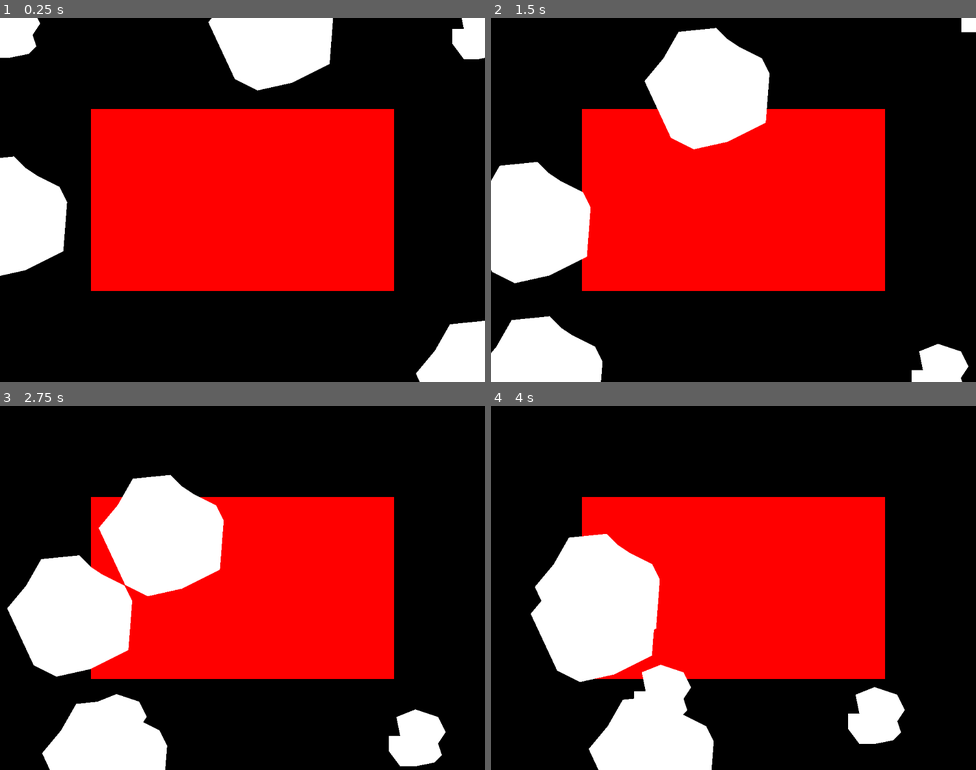
Above: before the commit, frames 1-4 (two rows, left to right).
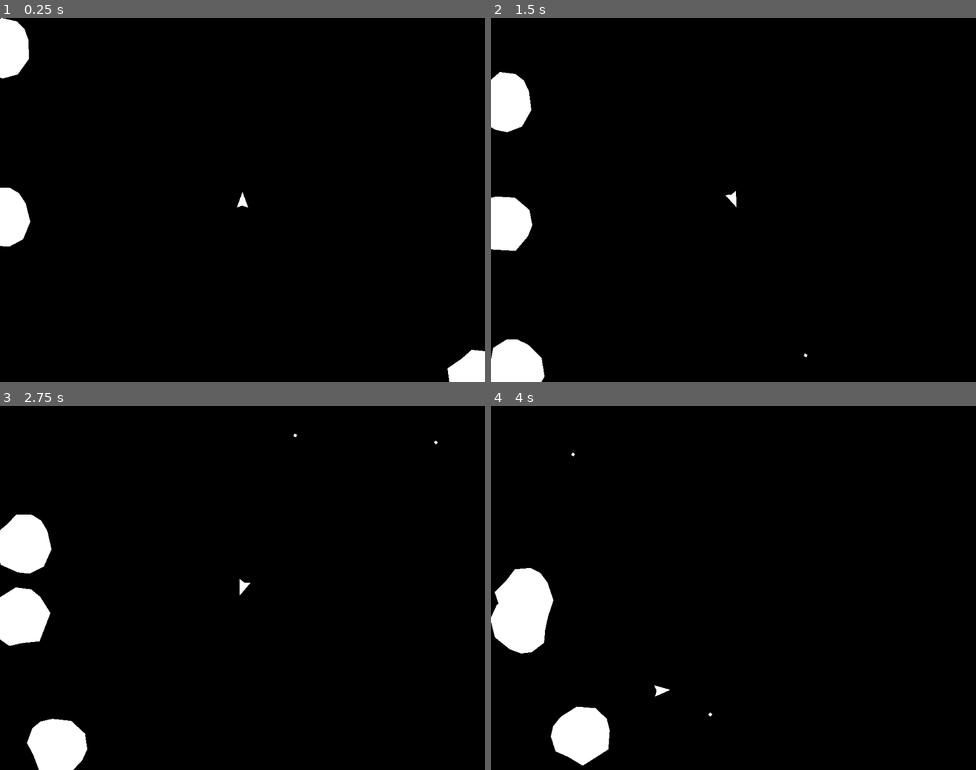
Above: after the commit, the same moments.

Repository: dmnuggins/asteroids
Game: Godot game, scene res://_scenes/Game/Game.tscn
The game is run twice, just before and just after one commit, with the same random seed, the same clock (stepped at 60 frames per second) and the same inputs.
Inputs:
- Up to frame 1 (0.25 s): no input
- Up to frame 2 (1.5 s): hold D (right) 0.53-1.28 s; tap Space (shoot) at 0.6 s; hold A (left) from 1.28 s (still down); tap F (hyperspace) at 1.35 s
- Up to frame 3 (2.75 s): tap Space (shoot) at 1.55, 2.1 s; release A (left) at 2.03 s; hold D (right) from 2.03 s (still down)
- Up to frame 4 (4 s): release D (right) at 2.78 s; hold W (thrust) 2.78-3.53 s; tap Space (shoot) at 2.85, 3.8 s; hold A (left) from 3.53 s (still down); tap F (hyperspace) at 3.6 s

The runs differ from the first frame. In frame 1, 40% of the frame differs, in the area x 0-100%, y 0-100%; in frame 2, 44%; in frame 3, 42%; in frame 4, 43%.

Commit message:
Randomized asteroid speed + rotation on spawn & spoit. Updated wave + difficulty progression Added player safe zone check before respawning player Bonus ship now randomly changes direction on a timer interval

Diff:
--- a/_scenes/Asteroid/Asteroid.gd
+++ b/_scenes/Asteroid/Asteroid.gd
@@ -5,20 +5,37 @@
 
 @onready var screen_size = get_viewport_rect().size
 
-var velocity = Vector2.ZERO
+var velocity := Vector2.ZERO
+var rotation_speed := 1
+var rotation_dir := 0.0
 
 signal asteroid_split
 # Called when the node enters the scene tree for the first time.
 func _ready():
-	randomize()
-	var x = randf_range(-100,100)
-	var y = randf_range(-100, 100)
-	velocity = Vector2(x,y)
+	if size == 3:
+		init_velocity()
+	set_random_rot_dir()
 
 func _process(delta) -> void:
 	position += velocity * delta
+	set_rotation(rotation + rotation_dir *  rotation_speed * delta)
 	screen_wrap()
 
+# called when asteroid is split
+func split_velocity(new_velocity: Vector2):
+	velocity = new_velocity
+
+# initialize velocity for only largest asteroid size
+func init_velocity():
+	randomize()
+	var x = randf_range(-100,100)
+	var y = randf_range(-100,100)
+	velocity = Vector2(x,y)
+
+# should be called when initialized
+func set_random_rot_dir():
+	randomize()
+	rotation_dir = randf_range(-2,2)
 
 func get_asteroid_size() -> int:
 	return size
--- a/_scenes/Asteroid/LargeAsteroid.tscn
+++ b/_scenes/Asteroid/LargeAsteroid.tscn
@@ -3,7 +3,7 @@
 [ext_resource type="Script" path="res://_scenes/Asteroid/Asteroid.gd" id="1_6p3lj"]
 
 [sub_resource type="CircleShape2D" id="CircleShape2D_owben"]
-radius = 128.0
+radius = 64.0
 
 [node name="LargeAsteroid" type="Area2D" groups=["asteroid"]]
 script = ExtResource("1_6p3lj")
@@ -14,6 +14,6 @@
 shape = SubResource("CircleShape2D_owben")
 
 [node name="Polygon2D" type="Polygon2D" parent="."]
-polygon = PackedVector2Array(-136, -16, -80, 104, -32, 128, 40, 112, 120, 72, 128, -32, 112, -64, 64, -88, 40, -104, 16, -128, -64, -120, -96, -64)
+polygon = PackedVector2Array(-56, 32, -24, 56, 0, 64, 32, 56, 56, 24, 56, -16, 48, -40, 32, -56, 0, -64, -24, -48, -56, -32, -56, -8)
 
 [connection signal="body_entered" from="." to="." method="_on_asteroid_body_entered"]
--- a/_scenes/Asteroid/MediumAsteroid.tscn
+++ b/_scenes/Asteroid/MediumAsteroid.tscn
@@ -3,7 +3,7 @@
 [ext_resource type="Script" path="res://_scenes/Asteroid/Asteroid.gd" id="1_2s6ed"]
 
 [sub_resource type="CircleShape2D" id="CircleShape2D_j2s6x"]
-radius = 64.0
+radius = 32.0
 
 [node name="MediumAsteroid" type="Area2D" groups=["asteroid"]]
 script = ExtResource("1_2s6ed")
@@ -15,6 +15,6 @@
 
 [node name="Polygon2D" type="Polygon2D" parent="."]
 position = Vector2(1, 0)
-polygon = PackedVector2Array(-57, -8, -57, 24, -33, 56, -1, 56, 39, 48, 55, 32, 47, 8, 63, -16, 47, -48, -1, -64, -41, -48, -33, -8)
+polygon = PackedVector2Array(-17, 24, 15, 32, 31, 0, 23, -24, -9, -32, -25, -16, -33, 0, -17, 8)
 
 [connection signal="body_entered" from="." to="." method="_on_asteroid_body_entered"]
--- a/_scenes/Bullet/Bullet.gd
+++ b/_scenes/Bullet/Bullet.gd
@@ -23,7 +23,6 @@
 func screen_wrap() -> void:
 	position = position.posmodv(screen_size)
 
-
 func set_invader_projectile() -> void:
 	invader_projectile = true
 	$ColorRect.color = Color(1, 0, 0, 1)
@@ -41,23 +40,19 @@
 	if !invader_projectile && area.is_in_group("asteroid"):
 		emit_signal("asteroid_hit")
 		area.break_asteroid()
-		print("BULLET HIT: asteroid")
 		destroy_bullet()
 
 	if invader_projectile && area.is_in_group("player"):
 		emit_signal("player_hit")
-		print("BULLET HIT: player")
 		destroy_bullet()
 
 	if !invader_projectile && area.is_in_group("bonus"):
 		emit_signal("bonus_hit")
 		area.destroy_saucer()
-		print("BULLET HIT: bonus")
 		destroy_bullet()
 
 func _on_bullet_body_entered(body):
 	if invader_projectile && body.is_in_group("player"):
 		emit_signal("player_hit")
-		print("BULLET HIT: player")
 		body.destroy_player()
 		destroy_bullet()
--- a/_scenes/FlyingSaucer/FlyingSaucer.gd
+++ b/_scenes/FlyingSaucer/FlyingSaucer.gd
@@ -1,47 +1,86 @@
 extends Area2D
 
-@export var speed := 300.0
+@export var speed := 500.0
 
 @onready var screen_size = get_viewport_rect().size
 
 var velocity := Vector2.ZERO
-var value
+var value := 200
+var eol := false
+var x_y := true
 
 signal saucer_hit
 signal saucer_shoot
+signal saucer_warp
+signal saucer_timeout
 
 # Called when the node enters the scene tree for the first time.
 func _ready():
+	init_velocity()
+
+func init_velocity():
 	randomize()
-	var x = randf_range(-100,100)
-	var y = randf_range(-100, 100)
+	var x = randf_range(-50,50)
+	var y = randf_range(-50,50)
+
+	if x > 0:
+		x += 100
+	elif x < 0:
+		x -= 100
+	if y > 0:
+		y += 100
+	else:
+		y -= 100
+
 	velocity = Vector2(x,y)
-	pass # Replace with function body.
 
+func change_dir():
+	if randf() < 0.5:
+		velocity.x = -velocity.x
+	else:
+		velocity.y = -velocity.y
 
 # Called every frame. 'delta' is the elapsed time since the previous frame.
 func _process(delta):
 	position += velocity * delta
 	screen_wrap()
 
-
 func screen_wrap() -> void:
 	position = position.posmodv(screen_size)
 
 func destroy_saucer() -> void:
-	emit_signal("saucer_hit")
+	emit_signal("saucer_hit", value)
 	print("SAUCER: hit")
-	GameManager.handle_bonus_destruction()
+	GameManager.handle_bonus_destruction(value)
+	queue_free()
+
+func warp_saucer() -> void:
 	queue_free()
 
 #=====CONNECTED FUNCTIONS=====#
 
 func _on_flying_saucer_body_entered(body):
 	if body.is_in_group("player"):
-		print("BONUS HIT: player")
+		print("BONUS COLLIDE: player")
 		destroy_saucer()
 		body.destroy_player() # Player
 
+# signal emitted when saucer timer is up
+func _on_life_timeout():
+	eol = true
+	print("BONUS: EOL")
+
 func _on_shoot_timer_timeout():
 	emit_signal("saucer_shoot")
+
+func _on_area_entered(area):
+	if(area.is_in_group("bounds")) && eol:
+		print("Bound enetered")
+		warp_saucer()
+		emit_signal("saucer_timeout")
 	pass # Replace with function body.
+
+# timeout changes the direction of the bonus ship
+func _on_dir_timer_timeout():
+	change_dir()
+	pass # Replace with function body.
--- a/_scenes/FlyingSaucer/FlyingSaucer.tscn
+++ b/_scenes/FlyingSaucer/FlyingSaucer.tscn
@@ -21,5 +21,17 @@
 wait_time = 1.5
 autostart = true
 
+[node name="LifeTimer" type="Timer" parent="."]
+wait_time = 15.0
+one_shot = true
+autostart = true
+
+[node name="DirTimer" type="Timer" parent="."]
+wait_time = 3.0
+autostart = true
+
+[connection signal="area_entered" from="." to="." method="_on_area_entered"]
 [connection signal="body_entered" from="." to="." method="_on_flying_saucer_body_entered"]
 [connection signal="timeout" from="ShootTimer" to="." method="_on_shoot_timer_timeout"]
+[connection signal="timeout" from="LifeTimer" to="." method="_on_life_timeout"]
+[connection signal="timeout" from="DirTimer" to="." method="_on_dir_timer_timeout"]
--- a/_scenes/Game/Game.gd
+++ b/_scenes/Game/Game.gd
@@ -5,12 +5,14 @@
 var rect
 var color
 
+signal can_spawn
+
 # Called when the node enters the scene tree for the first time.
 func _ready():
 #	GameManager.spawn_asteroids()
-	rect = [Rect2(Vector2(192,192),Vector2(640,384))]
-	color = [Color(1.0,0.0,0.0),Color(0.0,0.0,1.0)]
-	_draw()
+#	rect = [Rect2(Vector2(192,192),Vector2(640,384))]
+#	color = [Color(1.0,0.0,0.0),Color(0.0,0.0,1.0)]
+#	_draw()
 	pass # Replace with function body.
 
 # Called every frame. 'delta' is the elapsed time since the previous frame.
@@ -27,6 +29,12 @@
 	new_bullet.rotation = GameManager.player.rotation
 	add_child(new_bullet)
 
-func _draw():
-	for i in range(rect.size()):
-		draw_rect(rect[i],color[i])
+func spawn_clear() -> bool:
+	if $PlayerZone.has_overlapping_areas():
+		return false
+	else:
+		return true
+
+#func _draw():
+#	for i in range(rect.size()):
+#		draw_rect(rect[i],color[i])
--- a/_scenes/Game/Game.tscn
+++ b/_scenes/Game/Game.tscn
@@ -1,15 +1,27 @@
-[gd_scene load_steps=4 format=3 uid="uid://bm7o5d8v5ttm1"]
+[gd_scene load_steps=8 format=3 uid="uid://bm7o5d8v5ttm1"]
 
 [ext_resource type="Script" path="res://_scenes/Game/Game.gd" id="1_rnyc1"]
 
 [sub_resource type="RectangleShape2D" id="RectangleShape2D_i5xyd"]
-size = Vector2(640, 384)
+size = Vector2(256, 256)
 
 [sub_resource type="Curve2D" id="Curve2D_2r42g"]
 _data = {
 "points": PackedVector2Array(0, 0, 0, 0, 0, 0, 0, 0, 0, 0, 1024, 0, 0, 0, 0, 0, 1024, 768, 0, 0, 0, 0, 0, 768, 0, 0, 0, 0, 0, 0)
 }
 point_count = 5
+
+[sub_resource type="RectangleShape2D" id="RectangleShape2D_yttpa"]
+size = Vector2(29, 768)
+
+[sub_resource type="RectangleShape2D" id="RectangleShape2D_ngxxt"]
+size = Vector2(1024, 24)
+
+[sub_resource type="RectangleShape2D" id="RectangleShape2D_g8j52"]
+size = Vector2(24, 769)
+
+[sub_resource type="RectangleShape2D" id="RectangleShape2D_nbnup"]
+size = Vector2(1024, 28)
 
 [node name="Game" type="Node2D" groups=["level"]]
 script = ExtResource("1_rnyc1")
@@ -20,13 +32,14 @@
 [node name="UI" type="Control" parent="."]
 layout_mode = 3
 anchors_preset = 0
-offset_right = 40.0
-offset_bottom = 40.0
+offset_left = 80.0
+offset_top = 24.0
+offset_right = 936.0
+offset_bottom = 120.0
 
-[node name="Area2D" type="Area2D" parent="."]
-visible = false
+[node name="PlayerZone" type="Area2D" parent="."]
 
-[node name="CollisionShape2D" type="CollisionShape2D" parent="Area2D"]
+[node name="PlayerZoneCollider" type="CollisionShape2D" parent="PlayerZone"]
 position = Vector2(512, 384)
 shape = SubResource("RectangleShape2D_i5xyd")
 
@@ -34,3 +47,27 @@
 curve = SubResource("Curve2D_2r42g")
 
 [node name="AsteroidSpawnLocation" type="PathFollow2D" parent="AsteroidPath"]
+
+[node name="Area2D" type="Area2D" parent="." groups=["bounds"]]
+
+[node name="CollisionShape2D" type="CollisionShape2D" parent="Area2D"]
+position = Vector2(-14.5, 384)
+shape = SubResource("RectangleShape2D_yttpa")
+
+[node name="Area2D2" type="Area2D" parent="." groups=["bounds"]]
+
+[node name="CollisionShape2D" type="CollisionShape2D" parent="Area2D2"]
+position = Vector2(512, -12)
+shape = SubResource("RectangleShape2D_ngxxt")
+
+[node name="Area2D3" type="Area2D" parent="." groups=["bounds"]]
+
+[node name="CollisionShape2D" type="CollisionShape2D" parent="Area2D3"]
+position = Vector2(1036, 383.5)
+shape = SubResource("RectangleShape2D_g8j52")
+
+[node name="Area2D4" type="Area2D" parent="." groups=["bounds"]]
+
+[node name="CollisionShape2D" type="CollisionShape2D" parent="Area2D4"]
+position = Vector2(512, 782)
+shape = SubResource("RectangleShape2D_nbnup")
--- a/_scripts/GameManager.gd
+++ b/_scripts/GameManager.gd
@@ -15,9 +15,9 @@
 # General vars
 var score: int = 0
 var wave: int = 1
-var asteroids_remaining: int = 4
-var spawn_count: int = 0
-var bonus_spawned: bool = false
+var difficulty: int = 1
+var to_spawn: int = 3 # number of asteroids to spawn based on difficulty increase
+var bonus_init: bool = false
 var level: Node2D
 var spawn_path
 var spawn_follow_path
@@ -29,14 +29,19 @@
 var player_lives: int = 3
 var player_timer: Timer
 var player
+var spawnable: bool = false
 
 # Bonus vars
 var bonus
 var bonus_timer: Timer
 
 # Asteroid vars
+var max_asteroids := 196
+var asteroids_timer: Timer
+var asteroids_remaining: int = 0
 var asteroids
 var asteroid
+var ast_spawnable = true # true to init asteroids
 
 # Signals
 signal last_asteroid_destroyed
@@ -46,24 +51,53 @@
 	spawn_path = get_tree().get_first_node_in_group("spawn_path")
 	spawn_follow_path = spawn_path.get_child(0)
 	spawn_asteroids(3)
+	set_remaining_asteroids()
 	asteroids = get_tree().get_nodes_in_group("asteroid")
-	print(asteroids)
+	print("Wave: ", difficulty)
 	spawn_player()
 	connect_signals() # connects signals for asteroids
 
 func _process(delta):
-	if !bonus_spawned:
+	if !bonus_init:
 		bonus_spawn_timer()
+	if spawnable && level.spawn_clear():
+		spawn_player()
+	if ast_spawnable && wave != 1 && !bonus:
+		handle_next_wave()
 	pass
 
 # connect signals of objects in game scene
 func connect_signals() -> void:
+#	level.can_spawn.connect(spawn_player)
 	for asteroid in asteroids:
 		asteroid.asteroid_split.connect(handle_asteroid_destruction)
-#	player.player_hit.connect(spawn_player)
 	pass
 
+#=====GAME_FLOW=====#
+
+func handle_next_wave() -> void:
+	print("handle_next_wave")
+	print("Wave: ", wave)
+	print("Difficulty: ", difficulty)
+	print("to_spawn:", to_spawn)
+	spawn_asteroids(3)
+	set_remaining_asteroids()
+
+func set_remaining_asteroids() -> void:
+	asteroids_remaining = to_spawn * 11
+#=====GAME_FLOW_END=====#
+
 #=====TIMERS=====#
+# respawn timer for player after colliding with asteroid
+func initialize_asteroid_timer():
+	print("Initialized asteroid timer")
+	asteroids_timer = Timer.new()
+	add_child(asteroids_timer)
+	asteroids_timer.wait_time = 3.0
+	asteroids_timer.one_shot = true
+	asteroids_timer.start()
+	asteroids_timer.timeout.connect(set_ast_status) # player respawn is called when respawn_timer timeout
+
 # respawn timer for player after colliding with asteroid
 func initialize_respawn_timer():
 	print("Initialized respawn timer")
@@ -72,25 +106,25 @@
 	respawn_timer.wait_time = 2.0
 	respawn_timer.one_shot = true
 	respawn_timer.start()
-	respawn_timer.timeout.connect(spawn_player) # player respawn is called when respawn_timer timeout
+	respawn_timer.timeout.connect(set_spawn_status) # player respawn is called when respawn_timer timeout
 
 func bonus_spawn_timer() -> void:
 	print("Initialized bonus spawn timer")
-	bonus_spawned = true
 	bonus_timer = Timer.new()
 	add_child(bonus_timer)
-	bonus_timer.wait_time = 1.0
+	bonus_init = true
+	bonus_timer.wait_time = 5.0
 	bonus_timer. one_shot = true
 	bonus_timer.start()
 	bonus_timer.timeout.connect(spawn_bonus) # bonus spawner is called when bonus_timer timeout
-
 #=====TIMERS END=====#
 
-func handle_next_wave() -> void:
-	spawn_count = 0
-	spawn_timer.start()
-
 #=====SPAWNERS=====#
+func set_spawn_status() -> void:
+	spawnable = true
+
+func set_ast_status() -> void:
+	ast_spawnable = true
 
 # spawn player called after player death
 func spawn_player() -> void:
@@ -98,41 +132,49 @@
 	if respawn_timer:
 		respawn_timer.queue_free()
 	player = player_prefab.instantiate()
-	level.add_child(player)
 	player.global_position = level.get_node("PlayerSpawn").global_position
 	player.player_hit.connect(initialize_respawn_timer)
-#	player_lives -= 1
+	level.add_child(player)
+	spawnable = false
+	#	player_lives -= 1
 	# need another function to handle player life logic
 
+# spawn asteroids given size and number
 func spawn_asteroids(size: int) -> void:
+	if asteroids_timer:
+		asteroids_timer.queue_free()
 	if size == 3:
-		for i in asteroids_remaining:
+		for i in to_spawn:
+
 			asteroid = lrg_asteroid_scene.instantiate()
 			add_asteroids(random_position())
 	elif size == 2:
-		for i in asteroids_remaining:
+		for i in to_spawn:
 			asteroid = med_asteroid_scene.instantiate()
 			add_asteroids(random_position())
 	elif size == 1:
-		for i in asteroids_remaining:
+		for i in to_spawn:
 			asteroid = sml_asteroid_scene.instantiate()
 			add_asteroids(random_position())
-
+	ast_spawnable = false
+
+# adds asteroids to scene
 func add_asteroids(position: Vector2) -> void:
 	asteroid.asteroid_split.connect(handle_asteroid_destruction) # connect destruction signal
 	level.add_child(asteroid)
 	asteroid.global_position = position
-	spawn_count += 1
 
 # splits asteroids into smaller asteroids given size and instances given velocity and position
 func split_asteroids(size: int, velocity: Vector2, ast_position: Vector2) -> void:
 	if size == 3:
 		for i in 2:
 			asteroid = med_asteroid_scene.instantiate()
+			asteroid.split_velocity(random_velocity(velocity))
 			add_asteroids(ast_position)
 	elif size == 2:
 		for i in 4:
 			asteroid = sml_asteroid_scene.instantiate()
+			asteroid.split_velocity(random_velocity(velocity))
 			add_asteroids(ast_position)
 		pass
 	pass
@@ -144,11 +186,38 @@
 	bonus = bonus_prefab.instantiate()
 	bonus.global_position = random_position()
 	level.add_child(bonus)
-	bonus_spawned = true
 	bonus.saucer_shoot.connect(bonus_shoot)
+	bonus.saucer_hit.connect(handle_bonus_destruction)
+	bonus.saucer_timeout.connect(handle_bonus_timeout)
 
 #=====SPAWNERS END=====#
 
+#=====DESPAWN=====#
+func handle_asteroid_destruction(size: int, velocity: Vector2, ast_position: Vector2, value: int) -> void:
+	asteroids_remaining -= 1
+#	print("Asteroids remaining: ", asteroids_remaining)
+	score += value
+	# get asteroid last position
+	if size == 3:
+		split_asteroids(size, velocity, ast_position)
+	elif size == 2:
+		split_asteroids(size, velocity, ast_position)
+	# spawn next set of asteroids based on size
+	if asteroids_remaining == 0:
+		initialize_asteroid_timer()
+		difficulty += 1
+		wave += 1
+		to_spawn = difficulty + 3
+
+func handle_bonus_destruction(value: int) -> void:
+	bonus_init = false
+	score += value
+
+func handle_bonus_timeout() -> void:
+	bonus_init = false
+#=====DESPAWN END=====#
+
+#=====BONUS=====#
 # shoots bullet from saucer when called
 func bonus_shoot() -> void:
 	var sauce_bullet = bullet_prefab.instantiate()
@@ -159,34 +228,9 @@
 		sauce_bullet.rotate(PI/2) # rotation accounted for initial launch vector of bullet
 		var rand_ang = random_angle()
 		sauce_bullet.rotate(rand_ang)
-	# rotation init
-	sauce_bullet.set_invader_projectile()
-	level.add_child(sauce_bullet)
-	pass
-
-#=====DESTRUCTION=====#
-
-func handle_asteroid_destruction(size: int, velocity: Vector2, ast_position: Vector2, value: int) -> void:
-	asteroids_remaining -= 1
-	score += value
-	# get asteroid last position
-	print("Size destroyed: ", size)
-	if size == 3:
-		split_asteroids(size, velocity, ast_position)
-		pass
-	elif size == 2:
-		split_asteroids(size, velocity, ast_position)
-		pass
-	# spawn next set of asteroids based on size
-	if asteroids_remaining == 0:
-		emit_signal("last_asteroid_destroyed")
-		wave += 1
-		asteroids_remaining = wave + 4
-#		handle_next_wave()
-
-func handle_bonus_destruction() -> void:
-	bonus_spawned = false
-#=====DESTRUCTION END=====#
+		sauce_bullet.set_invader_projectile()
+		level.add_child(sauce_bullet)
+#=====BONUS_END=====#
 
 #=====RNG=====#
 func random_position() -> Vector2:
@@ -196,7 +240,14 @@
 #	Vector2(randf_range(0,1024) , randf_range(0,768))
 	return spawn_follow_path.position
 
-func random_angle():
+func random_velocity(velocity: Vector2) -> Vector2:
+	randomize()
+	var x = velocity.x + randf_range(-50,50)
+	var y = velocity.y + randf_range(-50, 50)
+	velocity = Vector2(x,y)
+	return velocity
+
+func random_angle() -> float:
 	randomize()
 	return randf_range(-PI/8, PI/8)
 #=====RNG END=====#
